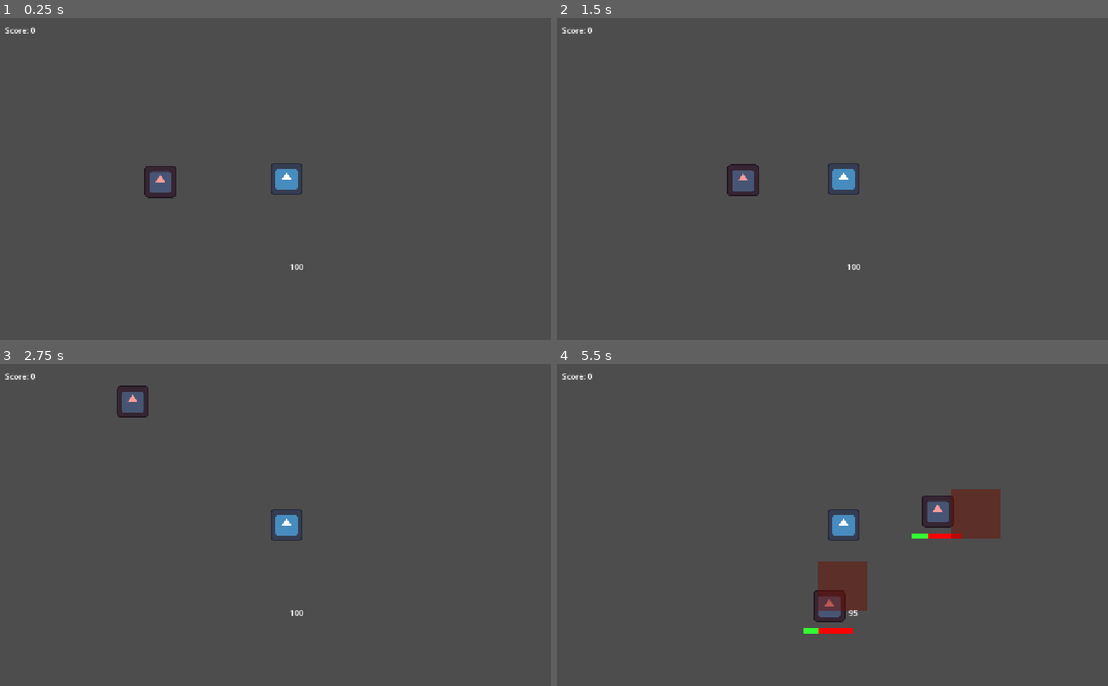
Above: before the commit, frames 1-4 (two rows, left to right).
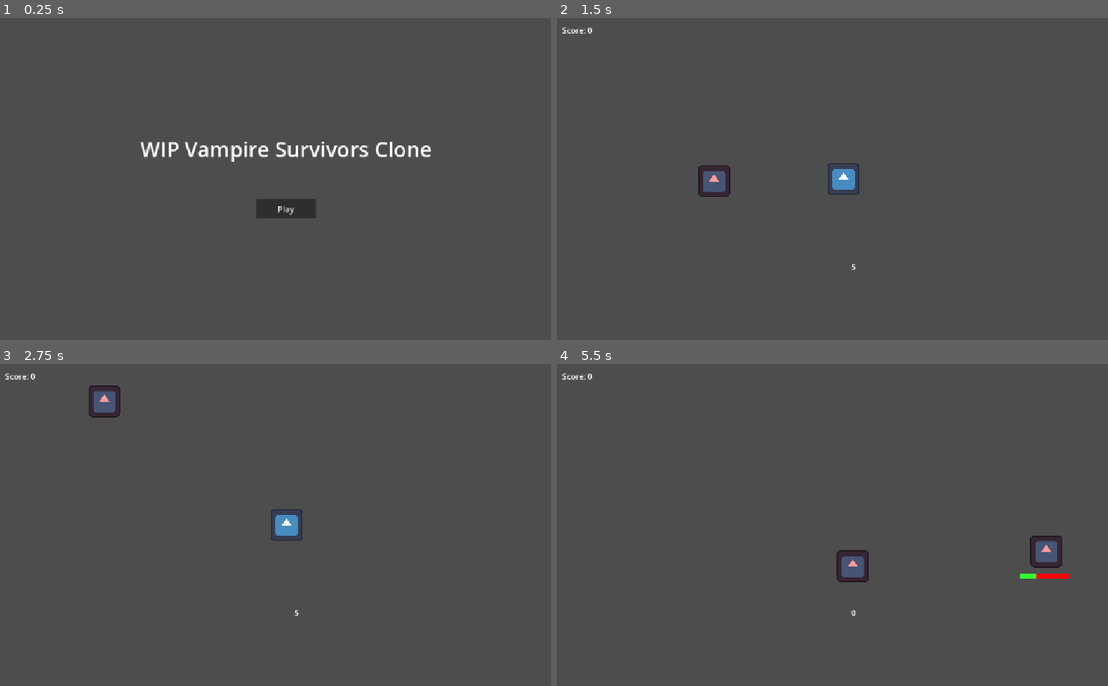
Above: after the commit, the same moments.

Repository: Enckripted/vampire-survivors-lite
Game: Godot game, scene res://ui/main_menu.tscn
Two runs of this game, one before a commit and one after it. Both use one fixed random seed, a clock stepped at 60 frames per second and the inputs below. Before the commit the project starts from res://game_scene.tscn. The engine's default icon, where the game draws it, is replaced by a stand-in: a white triangle on a blue panel in a dark square.
Inputs (mouse positions are in pixels of both pictures, inside the frame that each line leads up to):
- Up to frame 1 (0.25 s): no input
- Up to frame 2 (1.5 s): click (843, 207) at 0.5 s, where only the run after the commit has a clickable "Play"; hold Right (ui_right) from 1.28 s (still down)
- Up to frame 3 (2.75 s): release Right (ui_right) at 2.03 s; hold Down (ui_down) from 2.03 s (still down)
- Up to frame 4 (5.5 s): release Down (ui_down) at 2.78 s; hold Right (ui_right) 2.78-3.53 s; hold Up (ui_up) 3.53-4.28 s; hold Left (ui_left) from 4.28 s (still down)

The runs differ from the first frame. In frame 1, 2.7% of the frame differs, in the area x 0-79%, y 2-79%; in frame 2, 1.0%; in frame 3, 1.0%; in frame 4, 5.1%, in the area x 44-93%, y 38-84%.

Commit message:
feat: main menu + "game over screen"

Diff:
--- a/entities/player.tscn
+++ b/entities/player.tscn
@@ -19,6 +19,7 @@
 script = ExtResource("1_onrkg")
 attack_knockback = 400
 sword_attack = ExtResource("2_e4p34")
+max_health = 5
 immunity_time = 1.0
 knockback_decay = 1600
 move_while_knocked = true
--- a/game_objects/enemy_spanwer.gd
+++ b/game_objects/enemy_spanwer.gd
@@ -10,8 +10,9 @@
 	spawned_enemies -= 1
 
 func find_enemy_spawn_location() -> Vector2:
+	var camera = get_viewport().get_camera_2d()
 	var vrect = get_viewport().get_visible_rect().size
-	var center = get_viewport().get_camera_2d().get_screen_center_position()
+	var center = camera.get_screen_center_position()
 
 	var width_ratio = vrect.x / (vrect.x + vrect.y)
 	var side = -1 + 2*floor(randf() / 0.5)
@@ -29,7 +30,7 @@
 	spawned_enemies += 1
 
 func attempt_enemy_spawn() -> void:
-	if spawned_enemies >= spawn_limit:
+	if spawned_enemies >= spawn_limit or get_viewport().get_camera_2d() == null:
 		return
 
 	var spawn_location = find_enemy_spawn_location()
--- a/game_objects/game_state.gd
+++ b/game_objects/game_state.gd
@@ -1,4 +1,21 @@
 extends Node
 class_name GameState
 
+# becuase main_menu already points to this scene we cant use an export reference
+# see https://forum.godotengine.org/t/parse-error-referenced-non-existent-resource/95356/9
+# for now we will do it the dirty way
+var main_menu_address := "res://ui/main_menu.tscn"
+
+# TODO: change all references to player to this one?
+# or does that make everything too tightly coupled
+var player: Player
+
 var score := 0
+
+func game_over():
+	await get_tree().create_timer(2).timeout
+	get_tree().change_scene_to_file(main_menu_address)
+
+func _ready() -> void:
+	player = get_tree().get_first_node_in_group("player")
+	player.died.connect(game_over)
--- a/game_objects/game_state.tscn
+++ b/game_objects/game_state.tscn
@@ -1,6 +1,7 @@
 [gd_scene format=3 uid="uid://dd6ilrqbj78ys"]
 
 [ext_resource type="Script" uid="uid://bt7sdka7fejly" path="res://game_objects/game_state.gd" id="1_k6nox"]
+[ext_resource type="PackedScene" uid="uid://bq4inxppukjcj" path="res://ui/main_menu.tscn" id="2_bg4fk"]
 
 [node name="GameState" type="Node" unique_id=992081523]
 script = ExtResource("1_k6nox")
--- a/game_scene.tscn
+++ b/game_scene.tscn
@@ -9,6 +9,10 @@
 
 [node name="GameScene" type="Node2D" unique_id=362593964]
 
+[node name="Player" parent="." unique_id=1641185780 groups=["player"] instance=ExtResource("1_mixcd")]
+z_index = 10
+position = Vector2(511, 335)
+
 [node name="GameState" parent="." unique_id=992081523 instance=ExtResource("1_kdryc")]
 
 [node name="EnemySpawner" parent="." unique_id=2138630692 instance=ExtResource("2_mixcd")]
@@ -17,10 +21,6 @@
 [node name="BasicEnemy" parent="." unique_id=1339468578 instance=ExtResource("2_mj2jn")]
 position = Vector2(234, 341)
 
-[node name="Player" parent="." unique_id=1641185780 groups=["player"] instance=ExtResource("1_mixcd")]
-z_index = 10
-position = Vector2(511, 335)
-
 [node name="CanvasLayer" type="CanvasLayer" parent="." unique_id=747844851]
 
 [node name="GameUi" parent="CanvasLayer" unique_id=289481130 node_paths=PackedStringArray("player") instance=ExtResource("3_kdryc")]
--- a/project.godot
+++ b/project.godot
@@ -11,7 +11,7 @@
 [application]
 
 config/name="vampire survivors lite"
-run/main_scene="uid://dthxuak5lwpbh"
+run/main_scene="uid://bq4inxppukjcj"
 config/features=PackedStringArray("4.7", "Forward Plus")
 config/icon="res://icon.svg"
 
--- a/projectiles/sword_attack.gd
+++ b/projectiles/sword_attack.gd
@@ -16,6 +16,10 @@
 
 		enemy.deal_damage(10, (enemy.position-caster_position).normalized() * knockback_magnitude)
 
+	# TODO: when we put an animation here replace this with waiting for that to finish
+	await get_tree().create_timer(0.5).timeout
+	queue_free()
+
 func setup(_player_position: Vector2, _damage: int, _knockback_magnitude: int) -> void:
 	caster_position = _player_position
 	damage = _damage
--- /dev/null
+++ b/ui/main_menu.gd
@@ -0,0 +1,11 @@
+extends Control
+
+@export var game_scene: PackedScene
+
+@onready var play_button = $PlayButton as Button
+
+func go_to_game() -> void:
+	get_tree().change_scene_to_packed(game_scene)
+
+func _ready() -> void:
+	play_button.pressed.connect(go_to_game)
--- /dev/null
+++ b/ui/main_menu.tscn
@@ -0,0 +1,51 @@
+[gd_scene format=3 uid="uid://bq4inxppukjcj"]
+
+[ext_resource type="Script" uid="uid://brlkd2613hoxu" path="res://ui/main_menu.gd" id="1_t7e0r"]
+[ext_resource type="PackedScene" uid="uid://dthxuak5lwpbh" path="res://game_scene.tscn" id="2_0dkrt"]
+
+[node name="MainMenu" type="Control" unique_id=544205311]
+layout_mode = 3
+anchors_preset = 15
+anchor_right = 1.0
+anchor_bottom = 1.0
+offset_left = -1.0
+offset_right = -1.0
+grow_horizontal = 2
+grow_vertical = 2
+offset_transform_pivot_ratio = Vector2(0, 0)
+script = ExtResource("1_t7e0r")
+game_scene = ExtResource("2_0dkrt")
+
+[node name="Title" type="Label" parent="." unique_id=232805834]
+layout_mode = 1
+anchors_preset = 8
+anchor_left = 0.5
+anchor_top = 0.5
+anchor_right = 0.5
+anchor_bottom = 0.5
+offset_left = -293.0
+offset_top = -89.0
+offset_right = 293.0
+offset_bottom = -31.0
+grow_horizontal = 2
+grow_vertical = 2
+offset_transform_pivot_ratio = Vector2(0, 0)
+theme_override_font_sizes/font_size = 42
+text = "WIP Vampire Survivors Clone"
+horizontal_alignment = 1
+vertical_alignment = 1
+
+[node name="PlayButton" type="Button" parent="." unique_id=494101768]
+layout_mode = 1
+anchors_preset = 8
+anchor_left = 0.5
+anchor_top = 0.5
+anchor_right = 0.5
+anchor_bottom = 0.5
+offset_left = -60.0
+offset_top = 40.0
+offset_right = 60.0
+offset_bottom = 80.0
+grow_horizontal = 2
+grow_vertical = 2
+text = "Play"
Not shown, added: ui/main_menu.gd.uid
